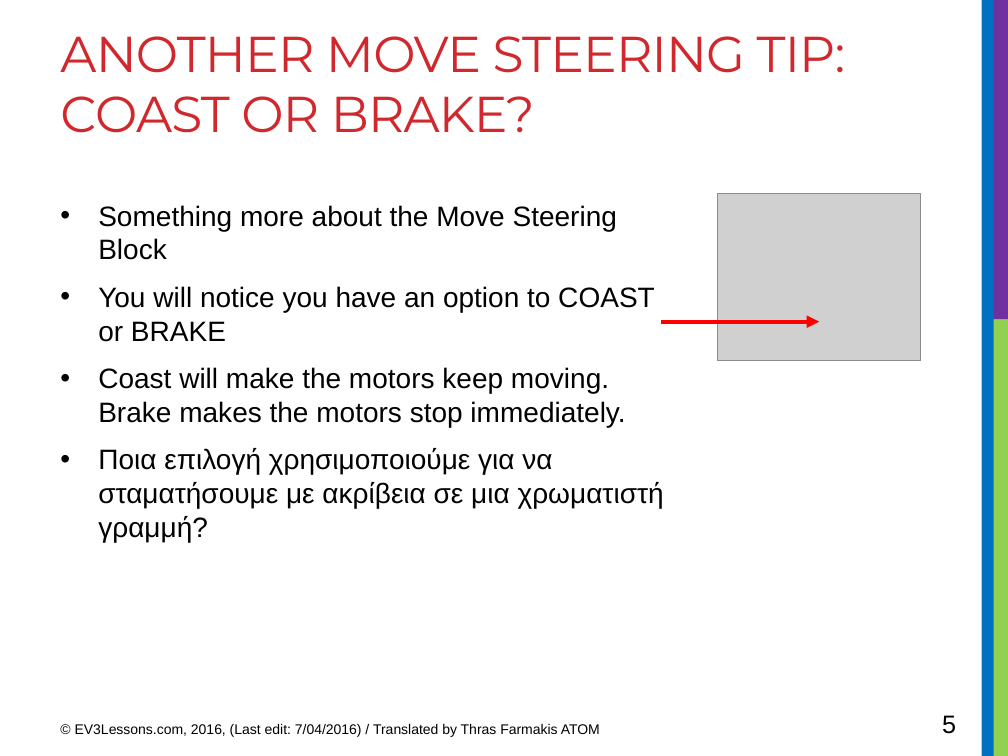
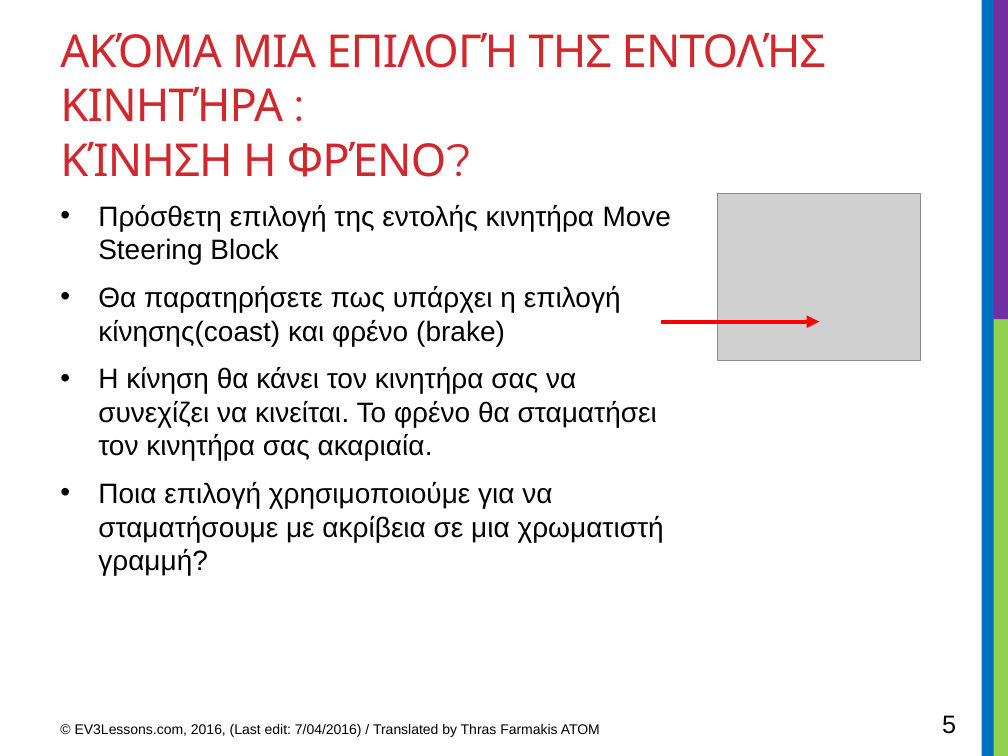
Before and after one commit to TheVinhLuong102/ev3lessons-classic, a slide deck: slide 5 of translations/el/beginner/Color.pptx. Drawn at 1008x756 pixels with LibreOffice and Linux fonts; fonts in the diff are those of the drawing; grey boxes stand for pictures. Boxes give left, top, right and bottom in pixels: in the first picture for what was removed or moved away, otherwise in the second. Text is boxed around its words. In the diff, an @@ line names an element or a change of style, - is before the commit and + after.

```diff
--- a/translations/el/beginner/Color.pptx
+++ b/translations/el/beginner/Color.pptx
@@ title at box(60, 33, 826, 177): text changed; size 36 to 32.4 pt @@
-ANOTHER MOVE STEERING TIP: COAST OR BRAKE?
+ΑΚΌΜΑ ΜΙΑ ΕΠΙΛΟΓΉ ΤΗΣ ΕΝΤΟΛΉΣ ΚΙΝΗΤΉΡΑ :
+ΚΊΝΗΣΗ Η ΦΡΈΝΟ?
@@ text at box(98, 205, 672, 461): text changed @@
-• Something more about the Move Steering Block
-• You will notice you have an option to COAST or BRAKE
-• Coast will make the motors keep moving. Brake makes the motors stop immediately.
+• Πρόσθετη επιλογή της εντολής κινητήρα Move Steering Block
+• Θα παρατηρήσετε πως υπάρχει η επιλογή κίνησης(coast) και φρένο (brake)
+• Η κίνηση θα κάνει τον κινητήρα σας να συνεχίζει να κινείται. Το φρένο θα σταματήσει τον κινητήρα σας ακαριαία.
```
Also in this commit, not shown: 1 other slide changed, 46 other files.
